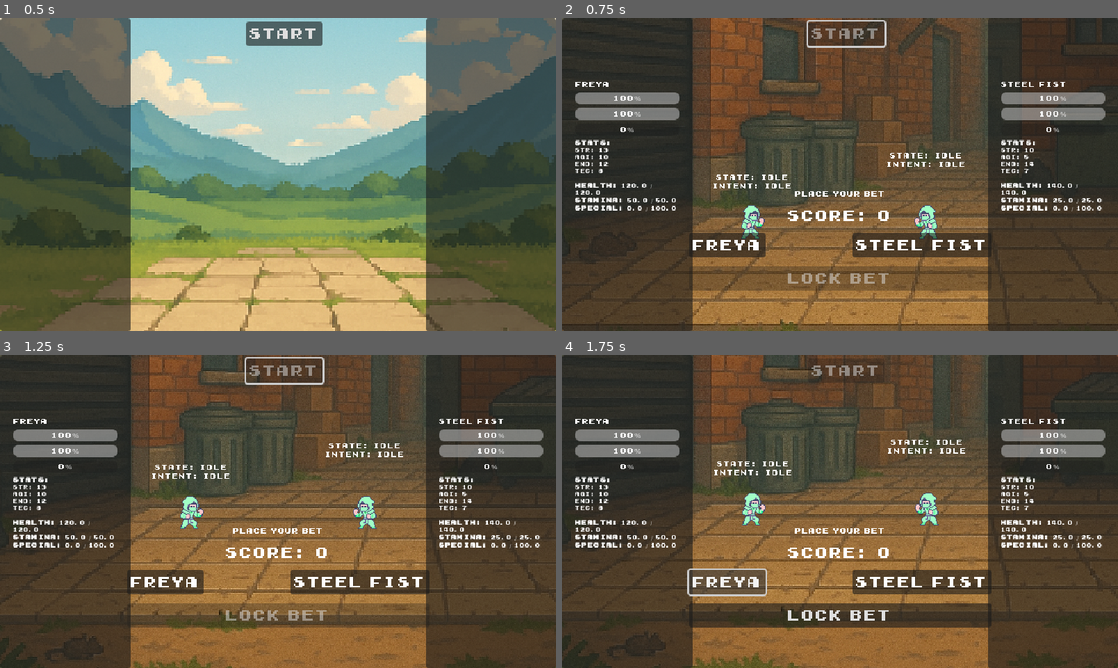
Above: before the commit, frames 1-4 (two rows, left to right).
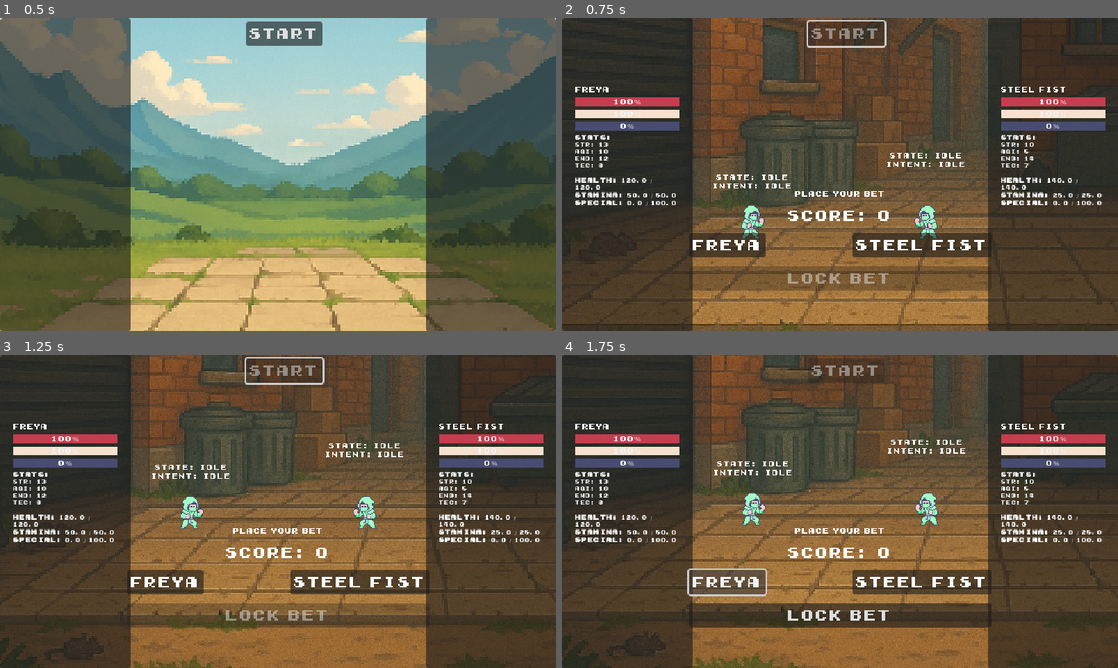
Above: after the commit, the same moments.

Repository: DenisLopata/auto_battler
Game: Godot game, scene res://scenes/arena/ArenaMain.tscn
The game is run twice, just before and just after one commit, with the same random seed, the same clock (stepped at 60 frames per second) and the same inputs.
Inputs:
- Up to frame 1 (0.5 s): no input
- Up to frame 2 (0.75 s): click "Start" at 0.5 s
- Up to frame 3 (1.25 s): no input
- Up to frame 4 (1.75 s): click "Freya" at 1.25 s

Frame 1 is identical in both runs. In frame 2, 6.8% of the frame differs, in the area x 2-98%, y 20-62%; in frame 3, 6.8%; in frame 4, 6.8%.

Commit message:
player hud styling

Diff:
--- a/characters/base_fighter.gd
+++ b/characters/base_fighter.gd
@@ -239,7 +239,7 @@
 
 
 func get_stamina_regen_rate() -> float:
-	var base_rate := 0.8  # stamina per second
+	var base_rate := 1.2  # stamina per second
 
 
 	# Adjust based on state
--- a/data/fsm/states/victory_state.gd
+++ b/data/fsm/states/victory_state.gd
@@ -7,7 +7,7 @@
 func enter():
 	fighter.visuals.play("basic_victory")
 	await fighter.visuals.animation_finished
-	fighter.victory_animation_finished.emit()
+	fighter.victory_animation_finished.emit(fighter)
 
 func update(_delta: float) -> void:
 	pass
--- a/data/moves/move_library.gd
+++ b/data/moves/move_library.gd
@@ -2,7 +2,7 @@
 class_name MoveLibrary
 extends Node
 
-const MoveData = preload("res://data/core/move_data.gd")
+#const MoveData = preload("res://data/core/move_data.gd")
 
 func create_basic_punch() -> MoveData:
 	var move = MoveData.new()
--- a/project.godot
+++ b/project.godot
@@ -13,7 +13,8 @@
 config/name="AutoBattler"
 run/main_scene="uid://df2u0x7as78i3"
 config/features=PackedStringArray("4.4", "GL Compatibility")
-config/icon="res://icon.svg"
+boot_splash/image="uid://ctdi1pqny0t2p"
+config/icon="uid://cvb1h20xaiq17"
 
 [autoload]
 
--- a/scenes/arena/fight_manager.gd
+++ b/scenes/arena/fight_manager.gd
@@ -144,8 +144,8 @@
 func choose_archetypes() -> Array[String]:
 	var archetypes = ["Strength", "Endurance", "Technique", "Agility"]
 
-	if randf() < 0.2:
-		# 20% chance: fully random stats for both
+	if randf() < 0.8:
+		# 80% chance: fully random stats for both
 		return ["random", "random"]
 
 	# 80% chance: use predefined archetypes
--- a/scenes/fighters/Fighter.tscn
+++ b/scenes/fighters/Fighter.tscn
@@ -99,10 +99,10 @@
 tracks/2/interp = 1
 tracks/2/loop_wrap = true
 tracks/2/keys = {
-"times": PackedFloat32Array(0, 0.9),
-"transitions": PackedFloat32Array(1, 1),
-"update": 1,
-"values": [0, 3]
+"times": PackedFloat32Array(0),
+"transitions": PackedFloat32Array(1),
+"update": 1,
+"values": [0]
 }
 
 [sub_resource type="Animation" id="Animation_4tys7"]
@@ -138,10 +138,10 @@
 tracks/2/interp = 1
 tracks/2/loop_wrap = true
 tracks/2/keys = {
-"times": PackedFloat32Array(0, 0.3, 0.6, 0.9),
-"transitions": PackedFloat32Array(1, 1, 1, 1),
-"update": 1,
-"values": [0, 1, 2, 3]
+"times": PackedFloat32Array(0, 0.3, 0.6),
+"transitions": PackedFloat32Array(1, 1, 1),
+"update": 1,
+"values": [0, 1, 2]
 }
 
 [sub_resource type="Animation" id="Animation_l15jf"]
@@ -178,10 +178,10 @@
 tracks/2/interp = 1
 tracks/2/loop_wrap = true
 tracks/2/keys = {
-"times": PackedFloat32Array(0, 0.2, 0.9),
-"transitions": PackedFloat32Array(1, 1, 1),
-"update": 1,
-"values": [0, 1, 3]
+"times": PackedFloat32Array(0, 0.2),
+"transitions": PackedFloat32Array(1, 1),
+"update": 1,
+"values": [0, 1]
 }
 
 [sub_resource type="Animation" id="Animation_p2vai"]
@@ -259,7 +259,7 @@
 tracks/2/interp = 1
 tracks/2/loop_wrap = true
 tracks/2/keys = {
-"times": PackedFloat32Array(0, 0.05, 0.1, 0.15, 0.2, 0.25, 0.3, 0.35),
+"times": PackedFloat32Array(0, 0.05, 0.1, 0.15, 0.2, 0.25, 0.3, 0.366667),
 "transitions": PackedFloat32Array(1, 1, 1, 1, 1, 1, 1, 1),
 "update": 1,
 "values": [0, 1, 2, 3, 4, 5, 6, 7]
@@ -446,10 +446,10 @@
 tracks/2/interp = 1
 tracks/2/loop_wrap = true
 tracks/2/keys = {
-"times": PackedFloat32Array(0, 0.3, 0.6, 0.9),
-"transitions": PackedFloat32Array(1, 1, 1, 1),
-"update": 1,
-"values": [0, 1, 2, 3]
+"times": PackedFloat32Array(0, 0.3, 0.6),
+"transitions": PackedFloat32Array(1, 1, 1),
+"update": 1,
+"values": [0, 1, 2]
 }
 
 [sub_resource type="AnimationLibrary" id="AnimationLibrary_p2vai"]
--- a/scenes/ui/fighter/fighter_bar_group.tscn
+++ b/scenes/ui/fighter/fighter_bar_group.tscn
@@ -1,6 +1,24 @@
-[gd_scene load_steps=2 format=3 uid="uid://bn0ajrndu5y6v"]
+[gd_scene load_steps=8 format=3 uid="uid://bn0ajrndu5y6v"]
 
 [ext_resource type="Theme" uid="uid://cyjb538c0mg2c" path="res://assets/themes/main_theme.tres" id="1_r4o5f"]
+
+[sub_resource type="StyleBoxFlat" id="StyleBoxFlat_r4o5f"]
+bg_color = Color(0.282353, 0.298039, 0.443137, 1)
+
+[sub_resource type="StyleBoxFlat" id="StyleBoxFlat_i37tl"]
+bg_color = Color(0.784314, 0.235294, 0.313726, 1)
+
+[sub_resource type="StyleBoxFlat" id="StyleBoxFlat_mu84p"]
+bg_color = Color(0.282353, 0.298039, 0.443137, 1)
+
+[sub_resource type="StyleBoxFlat" id="StyleBoxFlat_udpqx"]
+bg_color = Color(0.960784, 0.882353, 0.803922, 1)
+
+[sub_resource type="StyleBoxFlat" id="StyleBoxFlat_swiqe"]
+bg_color = Color(0.282353, 0.298039, 0.443137, 1)
+
+[sub_resource type="StyleBoxFlat" id="StyleBoxFlat_lhie4"]
+bg_color = Color(0.4, 0.690196, 1, 1)
 
 [node name="FighterBarGroup" type="VBoxContainer"]
 custom_minimum_size = Vector2(120, 0)
@@ -15,16 +33,22 @@
 unique_name_in_owner = true
 layout_mode = 2
 theme = ExtResource("1_r4o5f")
+theme_override_styles/background = SubResource("StyleBoxFlat_r4o5f")
+theme_override_styles/fill = SubResource("StyleBoxFlat_i37tl")
 
 [node name="StaminaBar" type="ProgressBar" parent="."]
 unique_name_in_owner = true
 layout_mode = 2
 theme = ExtResource("1_r4o5f")
+theme_override_styles/background = SubResource("StyleBoxFlat_mu84p")
+theme_override_styles/fill = SubResource("StyleBoxFlat_udpqx")
 
 [node name="SpecialMeter" type="ProgressBar" parent="."]
 unique_name_in_owner = true
 layout_mode = 2
 theme = ExtResource("1_r4o5f")
+theme_override_styles/background = SubResource("StyleBoxFlat_swiqe")
+theme_override_styles/fill = SubResource("StyleBoxFlat_lhie4")
 
 [node name="DebugStatsLabel" type="RichTextLabel" parent="."]
 custom_minimum_size = Vector2(0, 150)
--- a/scenes/ui/fighter/fighter_hud.gd
+++ b/scenes/ui/fighter/fighter_hud.gd
@@ -46,11 +46,12 @@
 	group.get_node("SpecialMeter").value = fighter.special_meter
 	group.get_node("SpecialMeter").max_value = fighter.max_special()
 
-	if OS.is_debug_build():
-		_update_debug_stats(fighter, group)
-	else:
-		var label := group.get_node("DebugStatsLabel") as RichTextLabel
-		label.clear()
+	_update_debug_stats(fighter, group)
+	#if OS.is_debug_build():
+		#_update_debug_stats(fighter, group)
+	#else:
+		#var label := group.get_node("DebugStatsLabel") as RichTextLabel
+		#label.clear()
 
 
 
@@ -64,7 +65,8 @@
 		label.text += "AGI: %d\n" % fighter.base_stats.agility
 		label.text += "END: %d\n" % fighter.base_stats.endurance
 		label.text += "TEC: %d\n" % fighter.base_stats.technique
-		label.text += "\n"
-		label.text += "[b]Health:[/b] %.1f / %.1f\n" % [fighter.health, fighter.max_health()]
-		label.text += "[b]Stamina:[/b] %.1f / %.1f\n" % [fighter.stamina, fighter.max_stamina()]
-		label.text += "[b]Special:[/b] %.1f / %.1f\n" % [fighter.special_meter, fighter.max_special()]
+		if OS.is_debug_build():
+			label.text += "\n"
+			label.text += "[b]Health:[/b] %.1f / %.1f\n" % [fighter.health, fighter.max_health()]
+			label.text += "[b]Stamina:[/b] %.1f / %.1f\n" % [fighter.stamina, fighter.max_stamina()]
+			label.text += "[b]Special:[/b] %.1f / %.1f\n" % [fighter.special_meter, fighter.max_special()]
Binary file added: assets/icons/company_logo.png
Not shown, added: assets/icons/company_logo.png.import
Binary file added: assets/sprites/fighters/green_guy/icon/icon.png
Not shown, added: assets/sprites/fighters/green_guy/icon/icon.png.import
Not shown, changed: export_presets.cfg
